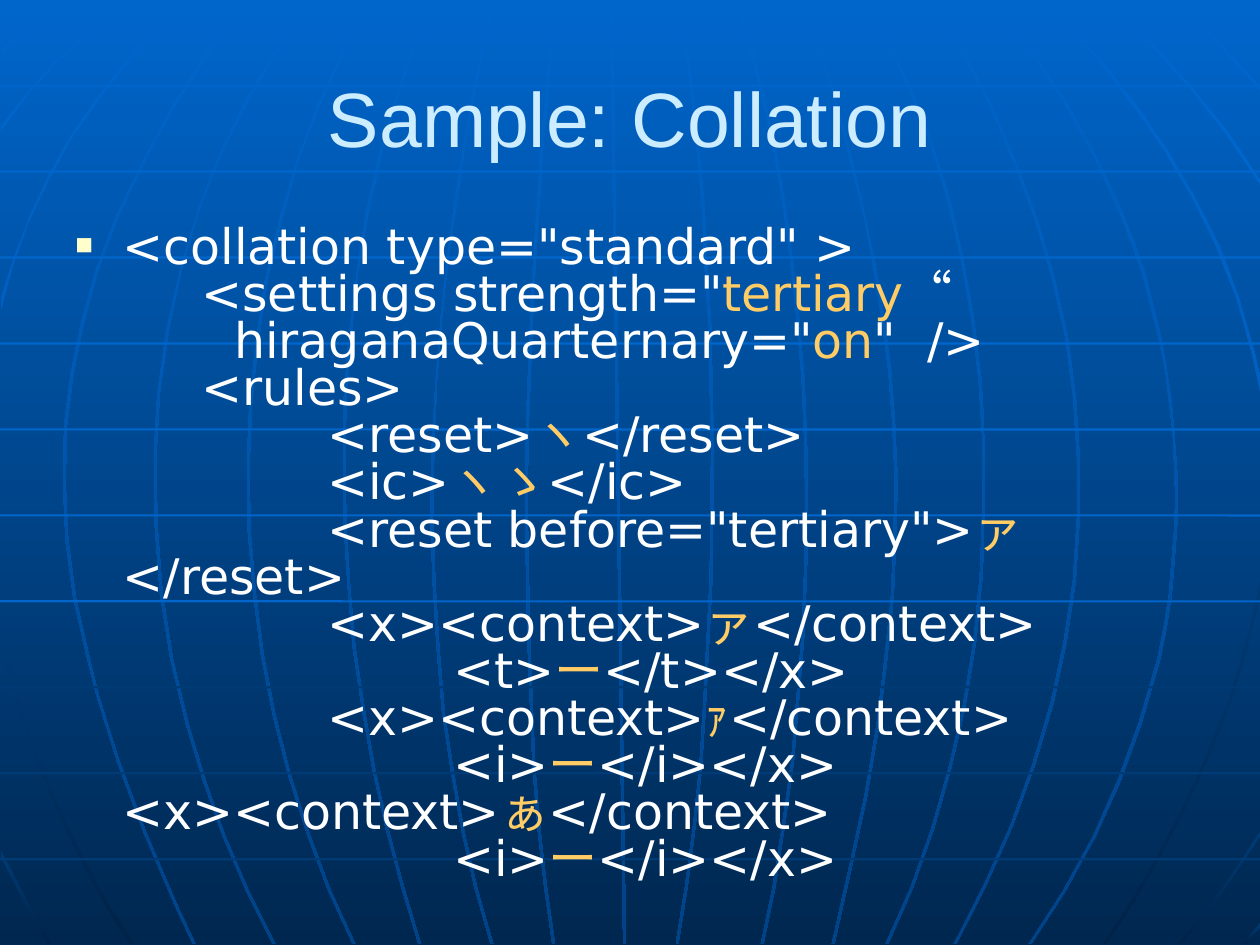
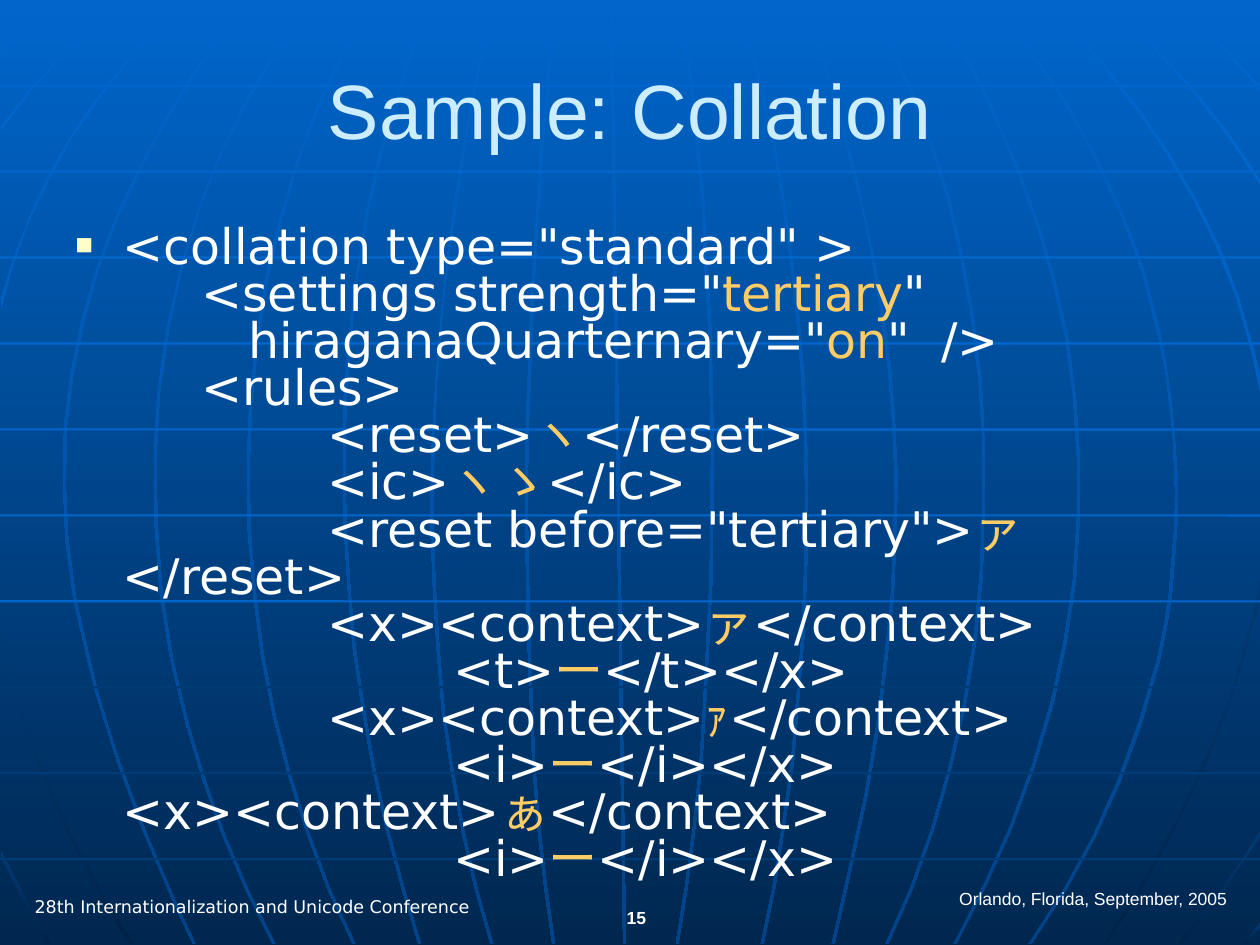
Before and after one commit to michkovsky/cldr, a slide deck: slide 15 of docs/presentations/cldr_overview.ppt (slide 12 before the commit). Drawn at 1260x945 pixels with LibreOffice and Linux fonts; fonts in the diff are those of the drawing. Boxes give left, top, right and bottom in pixels: in the first picture for what was removed or moved away, otherwise in the second. Text is boxed around its words. In the diff, an @@ line names an element or a change of style, - is before the commit and + after.

```diff
--- a/docs/presentations/cldr_overview.ppt
+++ b/docs/presentations/cldr_overview.ppt
@@ title "Sample: Collation": place and size @@
-title "Sample: Collation" at (328,91,931,162)
+title "Sample: Collation" at (328,83,931,154)
@@ text at (123,226,1036,887): text changed @@
-■ <collation type="standard" >
-  <settings strength="tertiary“
-  hiraganaQuarternary="on" />
-  <rules>
-  <reset>ヽ</reset>
-  <ic>ヽゝ</ic>
-  <reset before="tertiary">ァ </reset>
-  <x><context>ァ</context>
-  <t>ー</t></x>
-  <x><context>ｧ</context>
-  <i>ー</i></x> <x><context>ぁ</context>
-  <i>ー</i></x>
+■ <collation type="standard" >
+  <settings strength="tertiary"
+  hiraganaQuarternary="on" />
+  <rules>
+  <reset>ヽ</reset>
+  <ic>ヽゝ</ic>
+  <reset before="tertiary">ァ </reset>
+  <x><context>ァ</context>
+  <t>ー</t></x>
+  <x><context>ｧ</context>
+  <i>ー</i></x> <x><context>ぁ</context>
+  <i>ー</i></x>
@@ text added at (959,892,1227,910), 10 pt, text #FFFFFF @@
+Orlando, Florida, September, 2005
@@ text added at (35,900,470,918), 10 pt, text #FFFFFF @@
+28th Internationalization and Unicode Conference
@@ page number added at (627,912,646,924), 10 pt, text #FFFFFF, bold @@
+15
```
Also in this commit, not shown: 14 other slides changed, 16 slides added, 5 slides removed.
